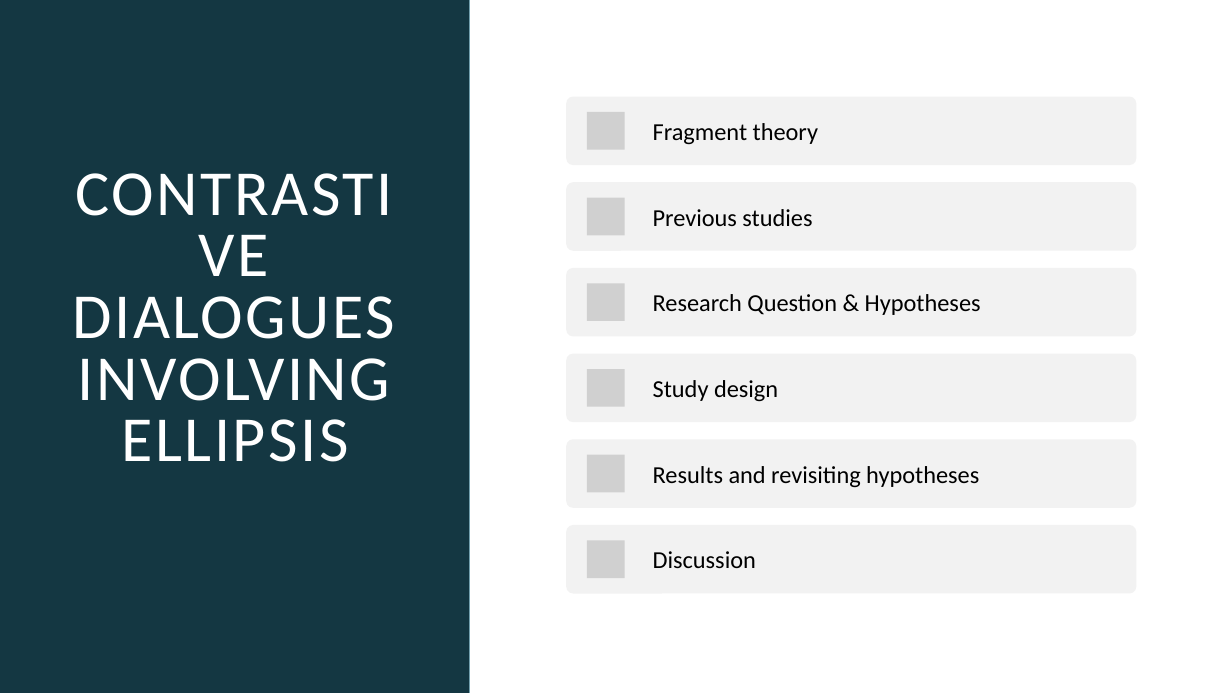
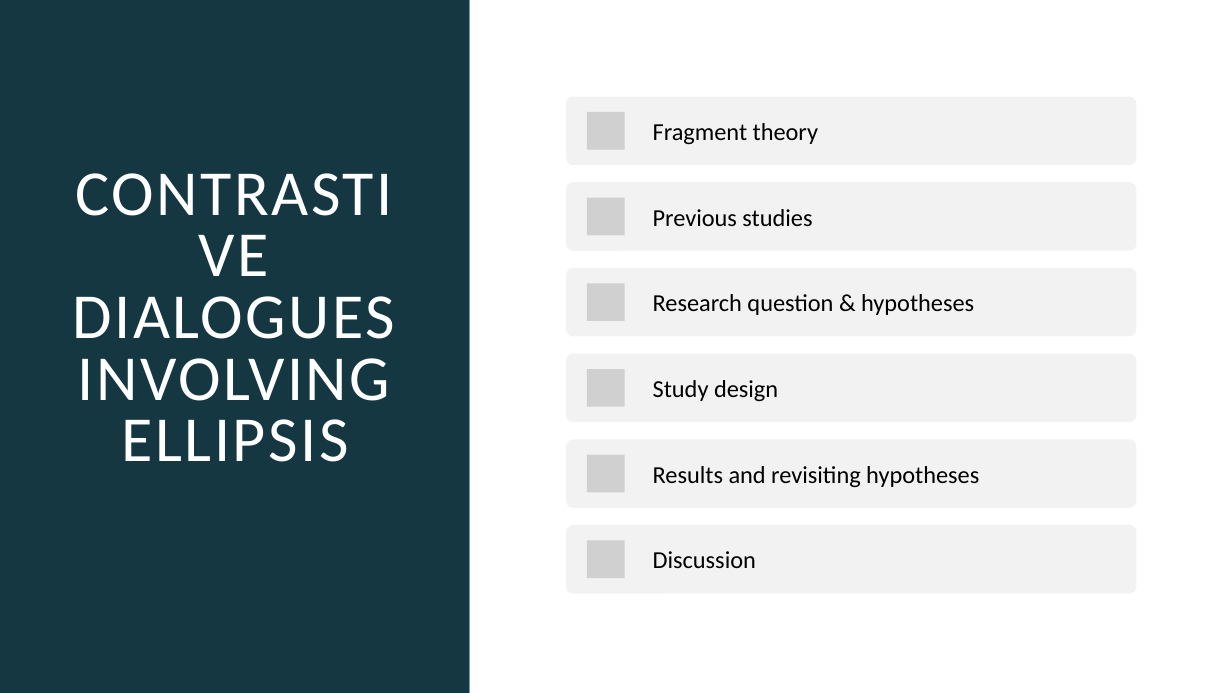
Before and after one commit to miriamschiele/MA, a slide deck: slide 2 of presentation/Miriam Schiele, MA presentation.pptx. Drawn at 1232x693 pixels with LibreOffice and Linux fonts; fonts in the diff are those of the drawing; grey boxes stand for pictures. Boxes give left, top, right and bottom in pixels: in the first picture for what was removed or moved away, otherwise in the second. Text is boxed around its words. In the diff, an @@ line names an element or a change of style, - is before the commit and + after.

```diff
--- a/presentation/Miriam Schiele, MA presentation.pptx
+++ b/presentation/Miriam Schiele, MA presentation.pptx
@@ text at <box>653,294,974,315</box>: text changed @@
-Research Question & Hypotheses
+Research question & hypotheses
```
Also in this commit, not shown: 10 other slides changed, 4 slides added, 4 slides removed, 1 other file.
